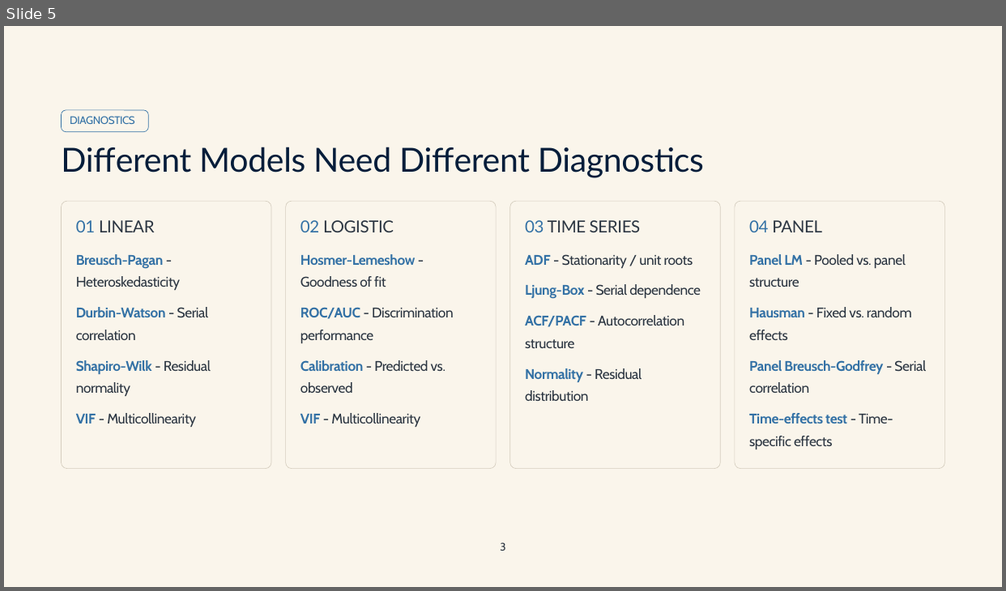
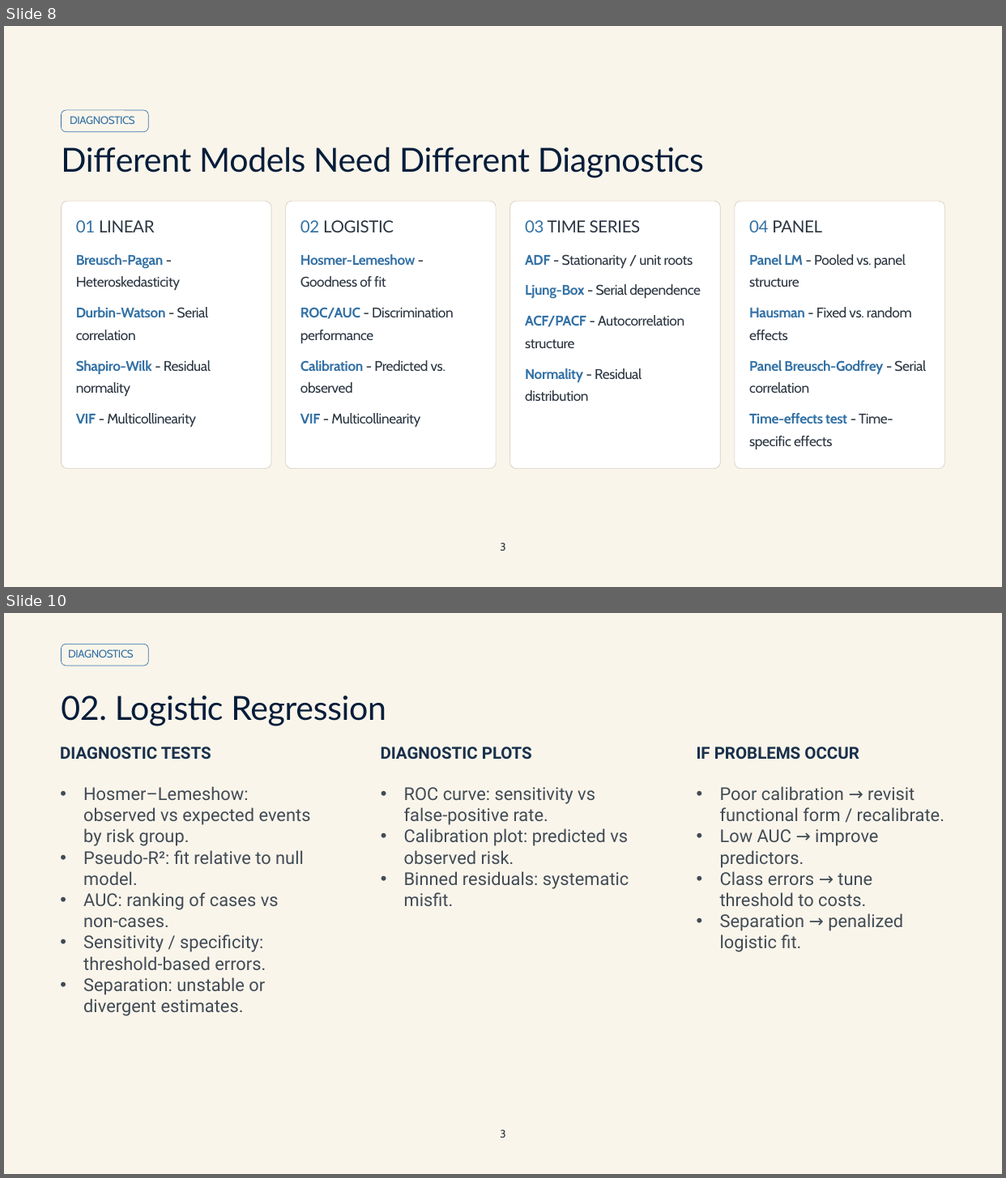
Before and after one commit to Anindo21/AdvancedR, a slide deck: presentation/Advanced_R_Presentation.pptx. Shown one above the other, each under a label of ours: slide 5 before the commit, slides 8 and 10 after it; the slides between them are not shown. The pictures are 1006x591 and 1006x1178 pixels, drawn with LibreOffice and Linux fonts; fonts in the diff are those of the drawing; background and template pictures are left out. Boxes give left, top, right and bottom in pixels: in the first picture for what was removed or moved away, otherwise in the second. Text is boxed around its words. In the diff, an @@ line names an element or a change of style, - is before the commit and + after.

```diff
--- a/presentation/Advanced_R_Presentation.pptx
+++ b/presentation/Advanced_R_Presentation.pptx
@@ slide 10 added at (x1=4, y1=613, x2=1002, y2=1174), background picture (left out); not listed: 1 template element that a slide beside it also shows @@
@@ rounded rectangle added at (x1=61, y1=644, x2=148, y2=666), outline #3371A5 0.5 pt @@
@@ text added at (x1=68, y1=649, x2=134, y2=658), 10.5 pt, text #3371A5 @@
+DIAGNOSTICS
@@ text added at (x1=61, y1=696, x2=386, y2=726), 32 pt, text #051D3A @@
+02. Logistic Regression
@@ text added at (x1=60, y1=747, x2=211, y2=760), 16 pt, text #18304B, bold @@
+DIAGNOSTIC TESTS
@@ text added at (x1=381, y1=747, x2=532, y2=760), 16 pt, text #18304B, bold @@
+DIAGNOSTIC PLOTS
@@ text added at (x1=697, y1=747, x2=859, y2=760), 16 pt, text #18304B, bold @@
+IF PROBLEMS OCCUR
@@ text added at (x1=83, y1=786, x2=311, y2=1016), 17 pt, text #414B55 @@
+• Hosmer–Lemeshow: observed vs expected events by risk group.
+• Pseudo-R²: fit relative to null model.
+• AUC: ranking of cases vs non-cases.
+• Sensitivity / specificity: threshold-based errors.
+• Separation: unstable or divergent estimates.
@@ text added at (x1=404, y1=787, x2=629, y2=906), 17 pt, text #414B55 @@
+• ROC curve: sensitivity vs false-positive rate.
+• Calibration plot: predicted vs observed risk.
+• Binned residuals: systematic misfit.
@@ text added at (x1=720, y1=786, x2=944, y2=952), 17 pt, text #414B55 @@
+• Poor calibration → revisit functional form / recalibrate.
+• Low AUC → improve predictors.
+• Class errors → tune threshold to costs.
+• Separation → penalized logistic fit.
@@ text added at (x1=500, y1=1130, x2=505, y2=1138), 10.5 pt, text #2B3541 @@
+3
@@ what was slide 5 is now slide 8 @@
@@ slide 8 changed as well @@
@@ fill #FAF5EB to #FFFFFF in 4 elements at (x1=61, y1=201, x2=271, y2=469), (x1=286, y1=201, x2=496, y2=469), (x1=510, y1=201, x2=720, y2=469), (x1=735, y1=201, x2=945, y2=469) @@
```
Also in this commit, not shown: 16 other slides changed, 11 other slides added, 5 other files.
